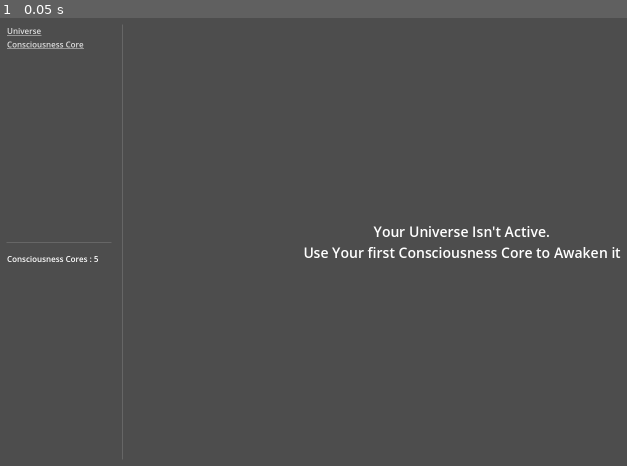
Above: before the commit, frame 1.
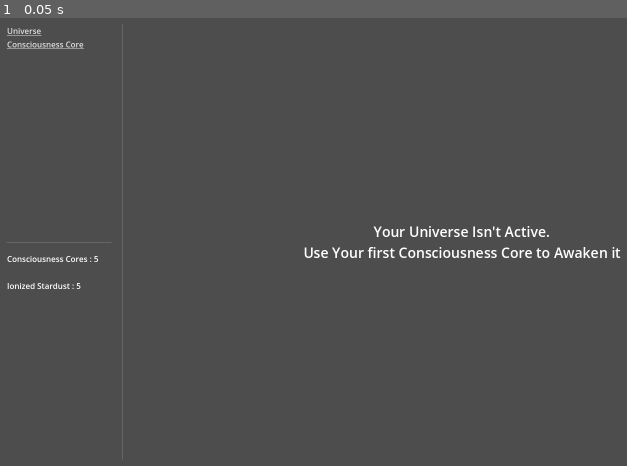
Above: after the commit, the same moment.

Repository: ZibelineDev/project_stardust_yt
Game: Godot game, scene res://scenes/game/game.tscn
The game is run twice, just before and just after one commit, with the same random seed, the same clock (stepped at 60 frames per second) and the same inputs.
Inputs:
- Up to frame 1 (0.05 s): no input

The runs differ from the first frame. In frame 1, less than 0.1% of the frame differs, in the area x 1-13%, y 59-61%.

Commit message:
✨ Introduce the Sifting game into the Main Game

Diff:
--- /dev/null
+++ b/scenes/user_interface/sifting_link.gd
@@ -0,0 +1,17 @@
+extends LinkButton
+
+## Check if the players has unlocked Nebulas.
+func _ready() -> void:
+	if Game.ref.data.cc_upgrades.u_06_unlock_sifting:
+		visible = true
+
+	else:
+		visible = false
+		HandlerCCUpgrades.ref.u_06_unlock_sifting.leveled_up.connect(_on_ccu06_level_up)
+
+
+## Triggered when CCU03 levels up.
+## Makes the link visible.
+func _on_ccu06_level_up() -> void:
+	visible = true
+	HandlerCCUpgrades.ref.u_06_unlock_sifting.leveled_up.disconnect(_on_ccu06_level_up)
--- a/scenes/user_interface/user_interface.gd
+++ b/scenes/user_interface/user_interface.gd
@@ -8,6 +8,7 @@
 	UNIVERSE,
 	CONSCIOUSNESS_CORE,
 	NEBULAS,
+	SIFTING,
 }
 
 ## Emitted when something requested navigation. Includes the view target.
@@ -32,3 +33,8 @@
 ## Triggerend when the Nebulas Link Button is clicked.
 func _on_nebulas_link_pressed() -> void:
 	navigation_requested.emit(Views.NEBULAS)
+
+
+## Triggered when the Sifting Link Button is clicked.
+func _on_sifting_link_pressed() -> void:
+	navigation_requested.emit(Views.SIFTING)
--- a/scenes/user_interface/user_interface.tscn
+++ b/scenes/user_interface/user_interface.tscn
@@ -1,13 +1,15 @@
-[gd_scene load_steps=9 format=3 uid="uid://cjymagdl32vwk"]
+[gd_scene load_steps=11 format=3 uid="uid://cjymagdl32vwk"]
 
 [ext_resource type="Script" path="res://scenes/user_interface/user_interface.gd" id="1_ls8lu"]
 [ext_resource type="Script" path="res://scenes/user_interface/nebulas_link_button.gd" id="2_owp4l"]
 [ext_resource type="Script" path="res://scenes/user_interface/stardust_label.gd" id="2_yotpx"]
+[ext_resource type="Script" path="res://scenes/user_interface/sifting_link.gd" id="3_ewbj3"]
 [ext_resource type="Script" path="res://scenes/user_interface/consciousness_core_label.gd" id="3_qs86n"]
 [ext_resource type="Script" path="res://scenes/user_interface/ionized_stardust_label.gd" id="5_37i0q"]
 [ext_resource type="PackedScene" uid="uid://1xut3pux3wny" path="res://scenes/views/consciousness_core/consciousness_core_view.tscn" id="6_meoh3"]
 [ext_resource type="PackedScene" uid="uid://bjur7clrgnscx" path="res://scenes/views/nebulas/nebulas_view.tscn" id="7_8efjo"]
 [ext_resource type="PackedScene" uid="uid://cxrjp0b53vrqi" path="res://scenes/views/universe/universe_view.tscn" id="8_34mn2"]
+[ext_resource type="PackedScene" uid="uid://bo04ldjbi0t2o" path="res://scenes/views/ionized_stardust_sifting/ionized_stardust_sifting_view.tscn" id="9_6s5cg"]
 
 [node name="UserInterface" type="Control"]
 layout_mode = 3
@@ -69,6 +71,11 @@
 layout_mode = 2
 text = "Nebulas"
 script = ExtResource("2_owp4l")
+
+[node name="SiftingLink" type="LinkButton" parent="HBoxContainer/LeftPanel/VBoxContainer/Navigator/MarginContainer/VBoxContainer"]
+layout_mode = 2
+text = "Ionized Stardust Sifting"
+script = ExtResource("3_ewbj3")
 
 [node name="MarginContainer" type="MarginContainer" parent="HBoxContainer/LeftPanel/VBoxContainer"]
 layout_mode = 2
@@ -138,6 +145,13 @@
 user_interface = NodePath("../../..")
 view = 2
 
+[node name="IonizedStardustSiftingView" parent="HBoxContainer/MainView" node_paths=PackedStringArray("user_interface") instance=ExtResource("9_6s5cg")]
+visible = false
+layout_mode = 1
+user_interface = NodePath("../../..")
+view = 3
+
 [connection signal="pressed" from="HBoxContainer/LeftPanel/VBoxContainer/Navigator/MarginContainer/VBoxContainer/UniverseLink" to="." method="_on_universe_link_pressed"]
 [connection signal="pressed" from="HBoxContainer/LeftPanel/VBoxContainer/Navigator/MarginContainer/VBoxContainer/ConsciousnessCoreLink" to="." method="_on_consciousness_core_link_pressed"]
 [connection signal="pressed" from="HBoxContainer/LeftPanel/VBoxContainer/Navigator/MarginContainer/VBoxContainer/NebulasLink" to="." method="_on_nebulas_link_pressed"]
+[connection signal="pressed" from="HBoxContainer/LeftPanel/VBoxContainer/Navigator/MarginContainer/VBoxContainer/SiftingLink" to="." method="_on_sifting_link_pressed"]
--- a/scenes/views/ionized_stardust_sifting/components/sifting_tile.gd
+++ b/scenes/views/ionized_stardust_sifting/components/sifting_tile.gd
@@ -34,13 +34,26 @@
 
 ## Triggered when the tile is pressed.
 func _on_pressed() -> void:
-	print("Coordinates : %s" %coordinates)
+	var error : Error = HandlerIonizedStardust.ref.consume_ionized_stardust(1)
+
+	if error:
+		return
 
 	if state == Tiles.EMPTY:
 		texture.texture = null
 
 	if state == Tiles.STARDUST:
 		texture.texture = texture_stardust
+		var generated_stardust : int = randi_range(2, 5)
+		HandlerStardust.ref.create_stardust(generated_stardust)
 
 	if state == Tiles.CONSCIOUSNESS_CORE:
 		texture.texture = texture_cc
+		HandlerConsciousnessCore.ref.create_consciousness_core(1)
+
+
+## Reset the tile to a Covered Empty state.
+func reset_tile() -> void:
+	texture.texture = texture_covered
+	is_revealed = false
+	state = Tiles.EMPTY
--- a/scenes/views/ionized_stardust_sifting/ionized_stardust_sifting_view.gd
+++ b/scenes/views/ionized_stardust_sifting/ionized_stardust_sifting_view.gd
@@ -1,5 +1,5 @@
 class_name ViewSiftingMinigame
-extends Control
+extends View
 ## Ionized Stardust Sifting Minigame view.
 
 ## Reference to the Packed Scene containing a tile.
@@ -11,6 +11,7 @@
 
 ##
 func _ready() -> void:
+	super()
 	generate_tiles()
 	generate_loot()
 
@@ -59,3 +60,24 @@
 		if tiles[key].state == IonizedStardustSiftingTile.Tiles.EMPTY:
 			tiles[key].state = IonizedStardustSiftingTile.Tiles.STARDUST
 			counter += 1
+
+
+## Reset the tiles to Empty & Covered State.
+func reset_tiles() -> void:
+	for x : int in 5:
+		for y : int in 5:
+			var key : String = "%s%s" %[x, y]
+
+			@warning_ignore("unsafe_method_access")
+			tiles[key].reset_tile()
+
+
+## Reset the tiles & regenerate new loots.
+func regenerate_grid() -> void:
+	reset_tiles()
+	generate_loot()
+
+
+## Triggered when the Reset Button is Pressed.
+func _on_reset_button_pressed() -> void:
+	regenerate_grid()
--- a/scenes/views/ionized_stardust_sifting/ionized_stardust_sifting_view.tscn
+++ b/scenes/views/ionized_stardust_sifting/ionized_stardust_sifting_view.tscn
@@ -1,7 +1,8 @@
-[gd_scene load_steps=3 format=3 uid="uid://bo04ldjbi0t2o"]
+[gd_scene load_steps=4 format=3 uid="uid://bo04ldjbi0t2o"]
 
 [ext_resource type="Script" path="res://scenes/views/ionized_stardust_sifting/ionized_stardust_sifting_view.gd" id="1_v5hqf"]
 [ext_resource type="PackedScene" uid="uid://dp8r4arhn6bm0" path="res://scenes/views/ionized_stardust_sifting/components/sifting_tile.tscn" id="2_ndweo"]
+[ext_resource type="Texture2D" uid="uid://ccofn656fd8ot" path="res://assets/question_mark.svg" id="3_upol2"]
 
 [node name="IonizedStardustSiftingView" type="Control"]
 layout_mode = 3
@@ -26,4 +27,43 @@
 offset_bottom = 20.0
 grow_horizontal = 2
 grow_vertical = 2
+mouse_filter = 2
 columns = 5
+
+[node name="MarginContainer" type="MarginContainer" parent="."]
+layout_mode = 1
+anchors_preset = 15
+anchor_right = 1.0
+anchor_bottom = 1.0
+grow_horizontal = 2
+grow_vertical = 2
+mouse_filter = 2
+theme_override_constants/margin_left = 32
+theme_override_constants/margin_top = 32
+theme_override_constants/margin_right = 32
+theme_override_constants/margin_bottom = 32
+
+[node name="ResetButton" type="Button" parent="MarginContainer"]
+custom_minimum_size = Vector2(320, 80)
+layout_mode = 2
+size_flags_horizontal = 8
+size_flags_vertical = 8
+text = "Reset Grid"
+
+[node name="TextureRect" type="TextureRect" parent="MarginContainer"]
+texture_filter = 2
+custom_minimum_size = Vector2(64, 64)
+layout_mode = 2
+size_flags_horizontal = 8
+size_flags_vertical = 0
+tooltip_text = "Consume Ionized Stardust to reveal tiles on the grid. It costs 1 Ionized Stardust to reveal a tile.
+
+Tiles can contain Stradust or Consciousness Cores.
+
+There are between 5 and 10 guaranteed Stardust tiles.
+
+Consciousness Core tiles are very rare."
+texture = ExtResource("3_upol2")
+expand_mode = 2
+
+[connection signal="pressed" from="MarginContainer/ResetButton" to="." method="_on_reset_button_pressed"]
--- a/scripts/data/data.gd
+++ b/scripts/data/data.gd
@@ -9,7 +9,7 @@
 ## Current amount of stardust available.
 @export var stardust : int = 0
 ## Current amount of Ionized Stardust available.
-@export var ionized_stardust : int = 0
+@export var ionized_stardust : int = 5
 
 
 ## Contains CCUpgrades data to save & load.
--- a/scripts/data/data_cc_upgrades.gd
+++ b/scripts/data/data_cc_upgrades.gd
@@ -13,3 +13,5 @@
 @export var u_04_max_nebulas_level : int = 0
 ## CCU 05 Nebula Attraction Power Level.
 @export var u_05_attraction_power_level : int = 0
+## CCU 06 Unlock Sifting Game.
+@export var u_06_unlock_sifting : bool = false
--- a/scripts/handlers/handler_cc_upgrades.gd
+++ b/scripts/handlers/handler_cc_upgrades.gd
@@ -33,6 +33,8 @@
 @onready var u_04_max_nebulas : CCU04MaxNebulas = CCU04MaxNebulas.new()
 ## Reference to CCUpgrade 05.
 @onready var u_05_attraction_power : CCU05AttractionPower = CCU05AttractionPower.new()
+## Reference to CCUpgrade 06.
+@onready var u_06_unlock_sifting : CCU06UnlockSifting = CCU06UnlockSifting.new()
 
 
 ##
@@ -48,6 +50,7 @@
 		u_03_unlock_nebulas,
 		u_04_max_nebulas,
 		u_05_attraction_power,
+		u_06_unlock_sifting,
 	]
 
 
--- /dev/null
+++ b/scripts/upgrades/cc_upgrades/ccu_06_unlock_sifting.gd
@@ -0,0 +1,75 @@
+class_name CCU06UnlockSifting
+extends Upgrade
+## CCUpgrade 06 : Unlocks Sifting.
+
+
+## Initialize values.
+func _init() -> void:
+	max_level = 1
+	level = Game.ref.data.cc_upgrades.u_06_unlock_sifting
+	base_cost = 2
+	cost = 2
+	if not is_unlocked():
+		HandlerCCUpgrades.ref.u_03_unlock_nebulas.leveled_up.connect(_on_ccu03_level_up)
+
+
+## Returns the title of the upgrade.
+func title() -> String:
+	return "Unlock Ionized Stardust Sifting"
+
+
+## Returns the description of the upgrade.
+func description() -> String:
+	var text : String = "[b]Effects :[/b] unlock the Ionized Stardust Sifting feature."
+
+	if level < max_level:
+		text += "\n[b]Cost :[/b] %s Consciousness Cores" %cost
+
+	return text
+
+
+## Returns whether or not the player can afford buying the upgrade.
+func can_afford() -> bool:
+	if level >= max_level:
+		return false
+
+	if Game.ref.data.consciousness_core >= cost:
+		return true
+
+	return false
+
+
+## Consumes Consciousness Core to level up.
+func level_up() -> void:
+	if level >= max_level:
+		return
+
+	var error : Error = HandlerConsciousnessCore.ref.consume_consciousness_core(cost)
+
+	if error:
+		return
+
+	level += 1
+	Game.ref.data.cc_upgrades.u_06_unlock_sifting = true
+
+	leveled_up.emit()
+	HandlerCCUpgrades.ref.upgrade_leveled_up.emit(self)
+
+
+## Returns whether or not the upgrade has been unlocked.
+func is_unlocked() -> bool:
+	if Game.ref.data.cc_upgrades.u_03_unlock_nebulas:
+		return true
+
+	return false
+
+
+## Triggered when CCU03 is purchased. Unlocks this upgrade.
+func _on_ccu03_level_up() -> void:
+	HandlerCCUpgrades.ref.u_03_unlock_nebulas.leveled_up.disconnect(_on_ccu03_level_up)
+	HandlerCCUpgrades.ref.upgrade_unlocked.emit(self)
+
+
+## Returns whether or not the upgrade has been disabled.
+func is_disabled() -> bool:
+	return Game.ref.data.cc_upgrades.u_06_unlock_sifting
